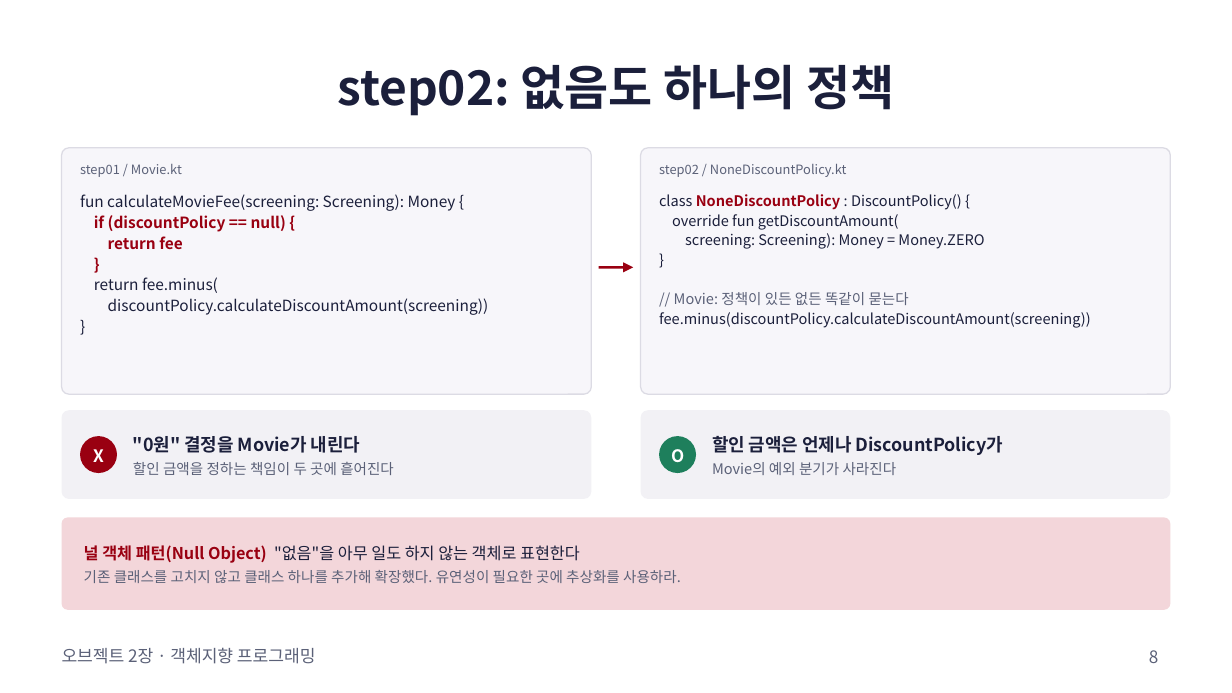
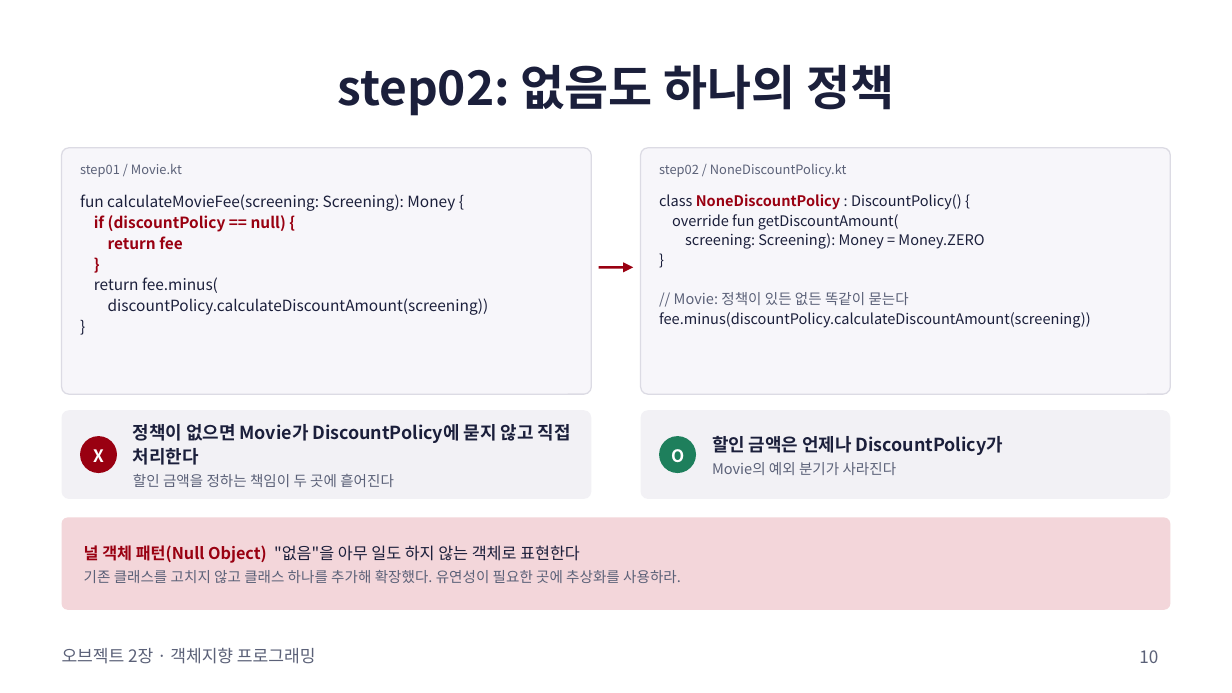
Before and after one commit to lee-mark01/object-study, a slide deck: slide 10 of iamkanguk97/week01/docs/chapter02-presentation.pptx (slide 8 before the commit). Drawn at 1232x693 pixels with LibreOffice and Linux fonts; fonts in the diff are those of the drawing. Boxes give left, top, right and bottom in pixels: in the first picture for what was removed or moved away, otherwise in the second. Text is boxed around its words. In the diff, an @@ line names an element or a change of style, - is before the commit and + after.

```diff
--- a/iamkanguk97/week01/docs/chapter02-presentation.pptx
+++ b/iamkanguk97/week01/docs/chapter02-presentation.pptx
@@ text at box(133, 424, 571, 465): text changed @@
-"0원" 결정을 Movie가 내린다
+정책이 없으면 Movie가 DiscountPolicy에 묻지 않고 직접 처리한다
@@ page number at box(1139, 650, 1158, 663): text changed @@
-8
+10
```
Also in this commit, not shown: 5 other slides changed, 5 slides added, 2 other files.
